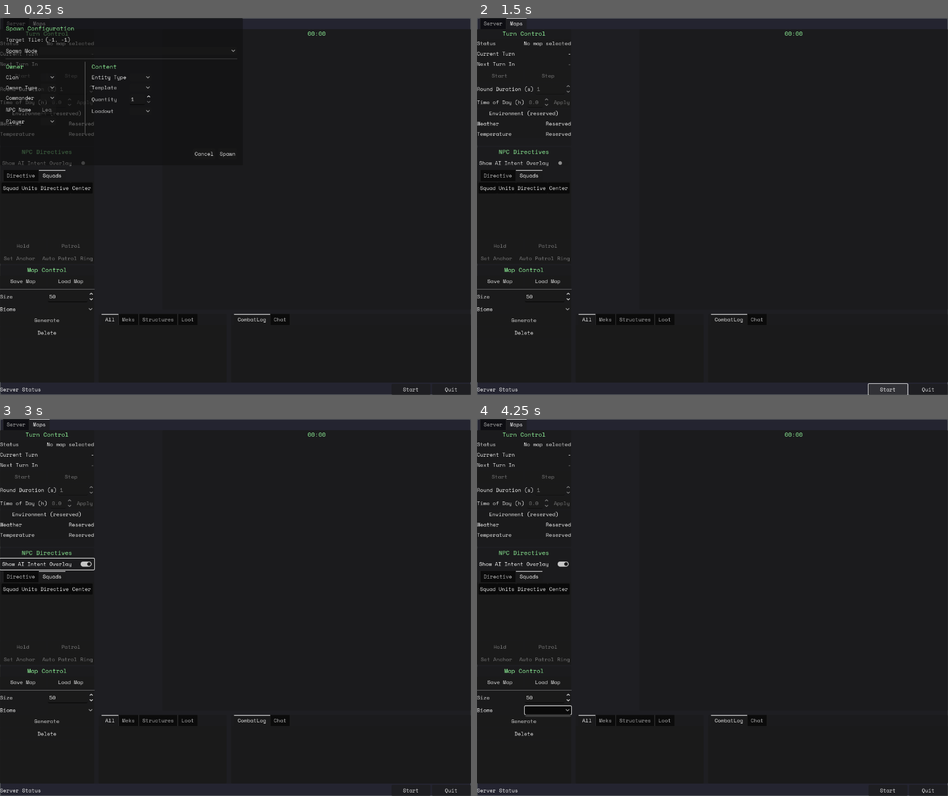
Above: before the commit, frames 1-4 (two rows, left to right).
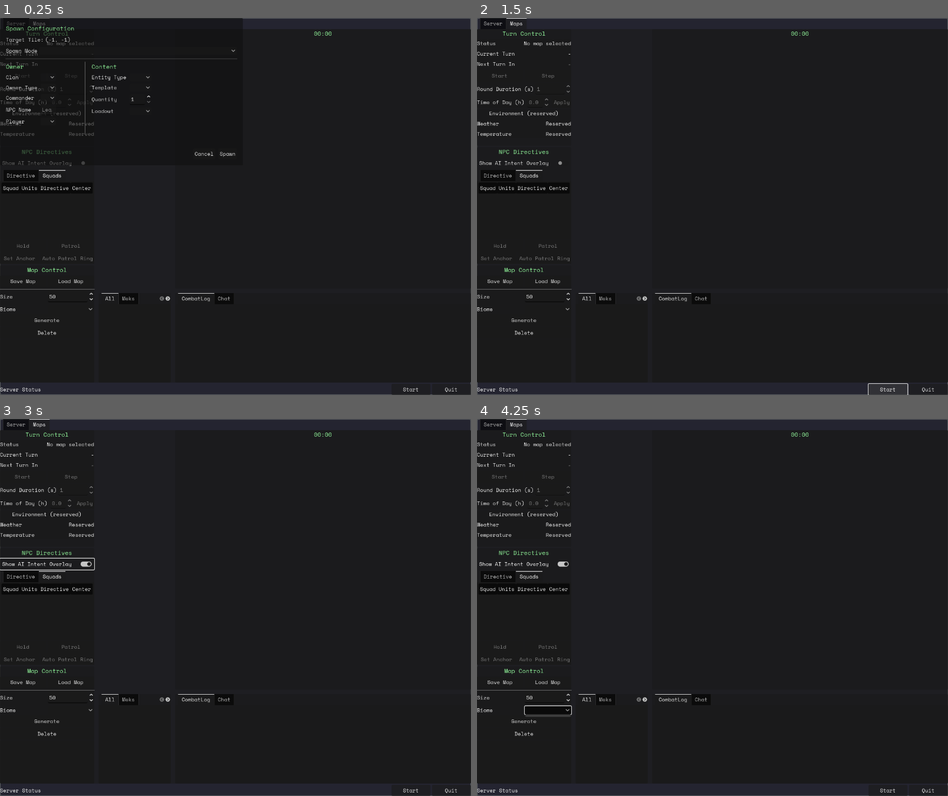
Above: after the commit, the same moments.

Repository: Galfurian/mekalingus_server
Game: Godot game, scene res://scenes/ui/server_gui.tscn
Two runs of this game, one before a commit and one after it. Both use one fixed random seed, a clock stepped at 60 frames per second and the inputs below.
Inputs (mouse positions are in pixels of both pictures, inside the frame that each line leads up to):
- Up to frame 1 (0.25 s): no input
- Up to frame 2 (1.5 s): click (524, 108) at 0.52 s; type "Alex" at 0.6 s; click "Start" at 1.25 s
- Up to frame 3 (3 s): click "Start" at 2 s; click "Show AI Intent Overlay" at 2.75 s
- Up to frame 4 (4.25 s): click (547, 709) at 3.5 s

The runs differ from the first frame. In frame 1, 0.3% of the frame differs, in the area x 21-71%, y 3-81%; in frame 2, 0.3%; in frame 3, 0.3%; in frame 4, 0.3%.

Commit message:
fix(ui): layout tweak for map HUD splitter and turn panel formatting

Diff:
--- a/scenes/gameplay/map_hud.tscn
+++ b/scenes/gameplay/map_hud.tscn
@@ -16,7 +16,7 @@
 grow_vertical = 2
 script = ExtResource("1_daorq")
 
-[node name="RootSplit" type="VSplitContainer" parent="."]
+[node name="RootSplit" type="MarginContainer" parent="."]
 layout_mode = 1
 anchors_preset = 15
 anchor_right = 1.0
@@ -26,6 +26,7 @@
 
 [node name="MainSplit" type="HSplitContainer" parent="RootSplit"]
 layout_mode = 2
+size_flags_horizontal = 3
 size_flags_vertical = 3
 
 [node name="LeftSidePanel" type="VSplitContainer" parent="RootSplit/MainSplit"]
@@ -36,27 +37,28 @@
 
 [node name="InfoPanel" parent="RootSplit/MainSplit/LeftSidePanel" instance=ExtResource("3_0206q")]
 layout_mode = 2
-size_flags_vertical = 3
 
-[node name="GridMap" parent="RootSplit/MainSplit" instance=ExtResource("3_vm2jc")]
-layout_mode = 2
-size_flags_horizontal = 3
-
-[node name="BottomSplit" type="HSplitContainer" parent="RootSplit"]
+[node name="EntityListPanel" parent="RootSplit/MainSplit/LeftSidePanel" instance=ExtResource("4_g2adk")]
 layout_mode = 2
 size_flags_vertical = 3
-size_flags_stretch_ratio = 0.25
-
-[node name="EntityListPanel" parent="RootSplit/BottomSplit" instance=ExtResource("4_g2adk")]
-layout_mode = 2
-size_flags_horizontal = 3
 size_flags_stretch_ratio = 0.35
 
-[node name="LogPanel" parent="RootSplit/BottomSplit" instance=ExtResource("3_7afkc")]
+[node name="MapLogSplit" type="VSplitContainer" parent="RootSplit/MainSplit"]
 layout_mode = 2
 size_flags_horizontal = 3
 size_flags_vertical = 3
-size_flags_stretch_ratio = 0.65
+size_flags_stretch_ratio = 0.8
+
+[node name="GridMap" parent="RootSplit/MainSplit/MapLogSplit" instance=ExtResource("3_vm2jc")]
+layout_mode = 2
+size_flags_horizontal = 3
+size_flags_vertical = 3
+
+[node name="LogPanel" parent="RootSplit/MainSplit/MapLogSplit" instance=ExtResource("3_7afkc")]
+layout_mode = 2
+size_flags_horizontal = 3
+size_flags_vertical = 3
+size_flags_stretch_ratio = 0.35
 
 [node name="ActionMenu" type="PopupMenu" parent="."]
 
--- a/scripts/scenes/gameplay/map_hud.gd
+++ b/scripts/scenes/gameplay/map_hud.gd
@@ -23,20 +23,24 @@
 
 @onready var action_menu = $ActionMenu
 @onready var main_split = $RootSplit/MainSplit
-@onready var scroll_view = $RootSplit/MainSplit/GridMap/ScrollView
-@onready var grid_container = $RootSplit/MainSplit/GridMap/ScrollView/GridContainer
-@onready var grid_drawer = $RootSplit/MainSplit/GridMap/ScrollView/GridContainer/GridDrawer
-@onready var icon_drawer = $RootSplit/MainSplit/GridMap/ScrollView/GridContainer/IconDrawer
+@onready var scroll_view = $RootSplit/MainSplit/MapLogSplit/GridMap/ScrollView
+@onready var grid_container = $RootSplit/MainSplit/MapLogSplit/GridMap/ScrollView/GridContainer
+@onready var grid_drawer = (
+	$RootSplit/MainSplit/MapLogSplit/GridMap/ScrollView/GridContainer/GridDrawer
+)
+@onready var icon_drawer = (
+	$RootSplit/MainSplit/MapLogSplit/GridMap/ScrollView/GridContainer/IconDrawer
+)
 @onready var time_of_day_overlay = (
-	$RootSplit/MainSplit/GridMap/ScrollView/GridContainer/TimeOfDayOverlay
+	$RootSplit/MainSplit/MapLogSplit/GridMap/ScrollView/GridContainer/TimeOfDayOverlay
 )
 @onready var combat_log = (
-	$RootSplit/BottomSplit/LogPanel/TabContainer/CombatLog/ScrollContainer/CombatLog
+	$RootSplit/MainSplit/MapLogSplit/LogPanel/TabContainer/CombatLog/ScrollContainer/CombatLog
 )
 @onready var info_panel = $RootSplit/MainSplit/LeftSidePanel/InfoPanel
-@onready var entity_list_panel = $RootSplit/BottomSplit/EntityListPanel
-@onready var log_panel = $RootSplit/BottomSplit/LogPanel
-@onready var time_label = $RootSplit/MainSplit/GridMap/TimeLabel
+@onready var entity_list_panel = $RootSplit/MainSplit/LeftSidePanel/EntityListPanel
+@onready var log_panel = $RootSplit/MainSplit/MapLogSplit/LogPanel
+@onready var time_label = $RootSplit/MainSplit/MapLogSplit/GridMap/TimeLabel
 @onready var spawn_panel = $SpawnPanel
 
 
--- a/scripts/scenes/ui/turn_management_panel.gd
+++ b/scripts/scenes/ui/turn_management_panel.gd
@@ -1,6 +1,8 @@
 extends VBoxContainer
 
 signal turn_controls_changed(game_map: GameMap)
+
+var game_map: GameMap = null
 
 @onready var status_label: Label = $Section/Inner/StatusRow/StatusValue
 @onready var turn_label: Label = $Section/Inner/TurnRow/TurnValue
@@ -12,8 +14,6 @@
 @onready var apply_daytime_button: Button = $Section/Inner/DaytimeRow/ApplyDaytime
 @onready var weather_value: Label = $Future/FutureInner/WeatherRow/WeatherValue
 @onready var temperature_value: Label = $Future/FutureInner/TemperatureRow/TemperatureValue
-
-var game_map: GameMap = null
 
 
 func _ready() -> void:
@@ -58,14 +58,13 @@
 		return
 
 	var turn_manager: TurnManager = game_map.turn_manager
-	var has_combat: bool = game_map.has_hostile_pairs()
 	var is_active: bool = turn_manager.is_active()
 
 	status_label.text = "Running" if is_active else "Paused"
 	turn_label.text = str(turn_manager.get_current_turn())
 	start_stop_button.text = "Stop" if is_active else "Start"
-	start_stop_button.disabled = not has_combat
-	step_button.disabled = not has_combat
+	start_stop_button.disabled = false
+	step_button.disabled = false
 	interval_spin.editable = true
 	apply_daytime_button.disabled = false
 	daytime_spin.editable = true
@@ -129,9 +128,6 @@
 func _on_start_stop_pressed() -> void:
 	if not game_map:
 		return
-	if not game_map.has_hostile_pairs():
-		refresh_state()
-		return
 
 	var turn_manager: TurnManager = game_map.turn_manager
 	if turn_manager.is_active():
@@ -145,9 +141,6 @@
 
 func _on_step_pressed() -> void:
 	if not game_map:
-		return
-	if not game_map.has_hostile_pairs():
-		refresh_state()
 		return
 
 	game_map.turn_manager.step_once()
